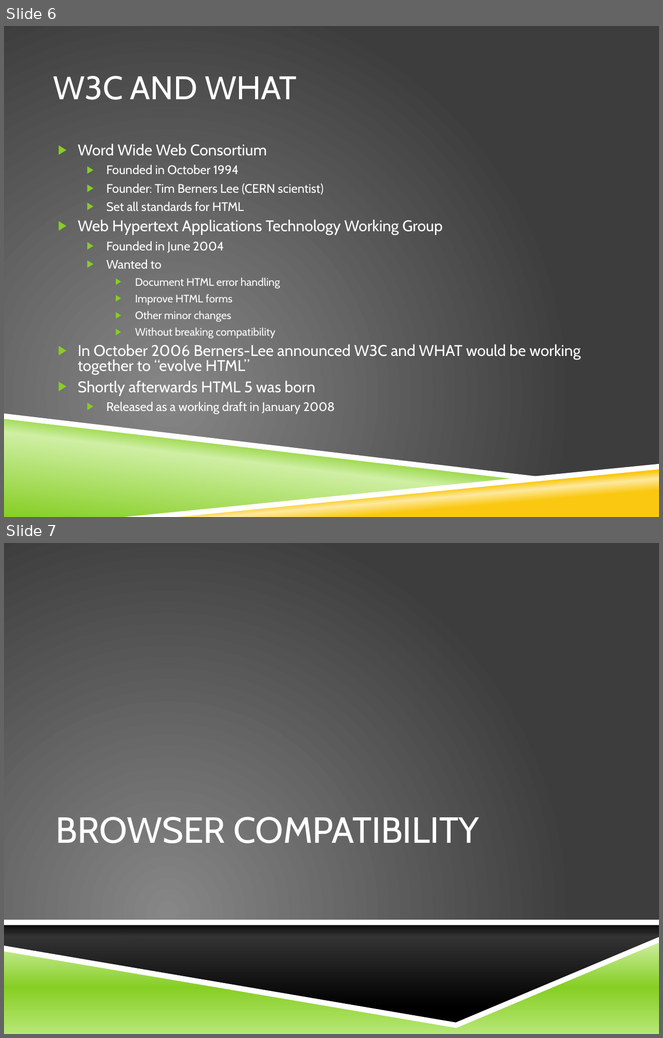
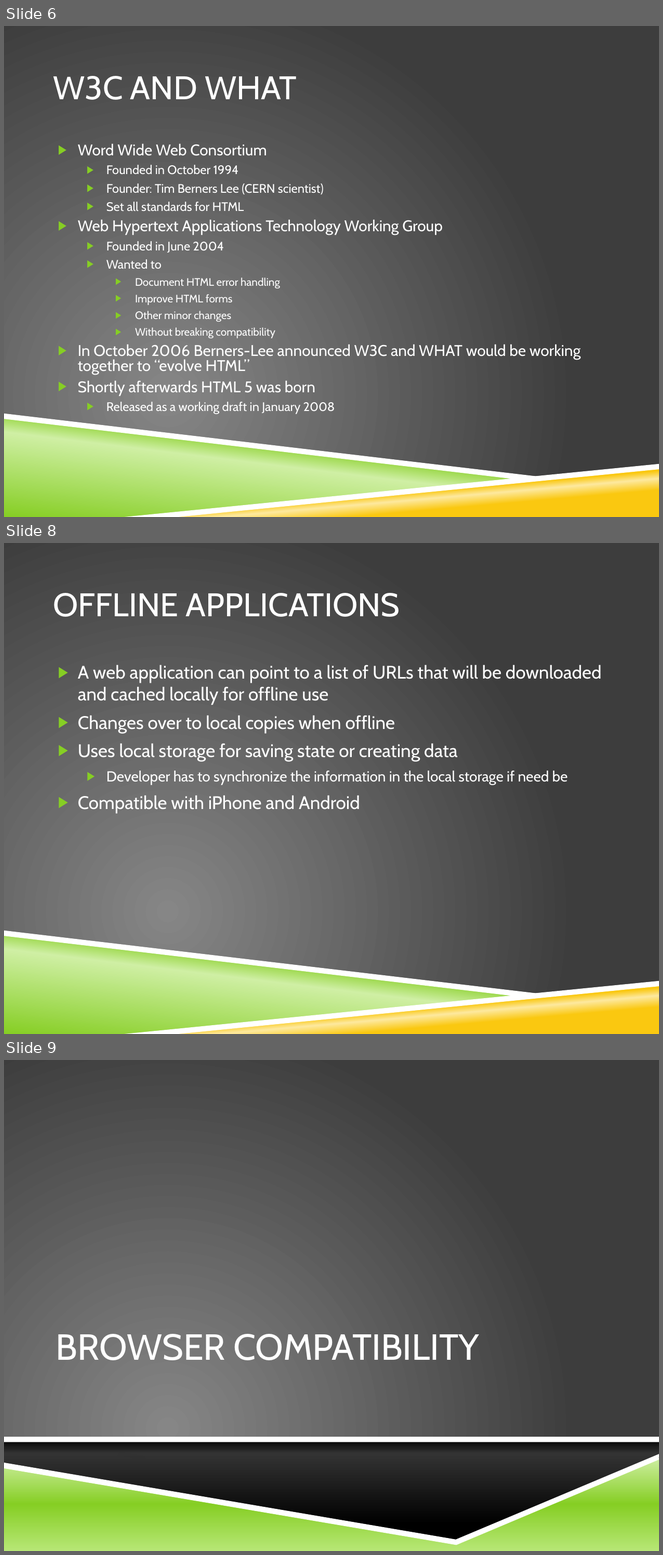
Before and after one commit to richardallred/523RPG, a slide deck: HTML 5.pptx. Shown one above the other, each under a label of ours: slides 6 and 7 before the commit, slides 6, 8 and 9 after it; the slides between them are not shown. The pictures are 663x1038 and 663x1555 pixels, drawn with LibreOffice and Linux fonts; fonts in the diff are those of the drawing; background and template pictures are left out. Boxes give left, top, right and bottom in pixels: in the first picture for what was removed or moved away, otherwise in the second. Text is boxed around its words. In the diff, an @@ line names an element or a change of style, - is before the commit and + after.

Commit message:
added slides for local storage and offline applications

```diff
--- a/HTML 5.pptx
+++ b/HTML 5.pptx
@@ slide 8 added at [4, 543, 659, 1034], background picture (left out); not listed: 4 template elements that a slide beside it also shows @@
@@ title added at [53, 593, 400, 617], 36 pt, text #FFFFFF @@
+OFFLINE APPLICATIONS
@@ text added at [78, 665, 602, 814], 20 pt, text #FFFFFF @@
+▶ A web application can point to a list of URLs that will be downloaded and cached locally for offline use
+▶ Changes over to local copies when offline
+▶ Uses local storage for saving state or creating data
+  ▶ Developer has to synchronize the information in the local storage if need be
+▶ Compatible with iPhone and Android
@@ what was slide 7 is now slide 9 @@
```
Also in this commit, not shown: 1 other slide added.
